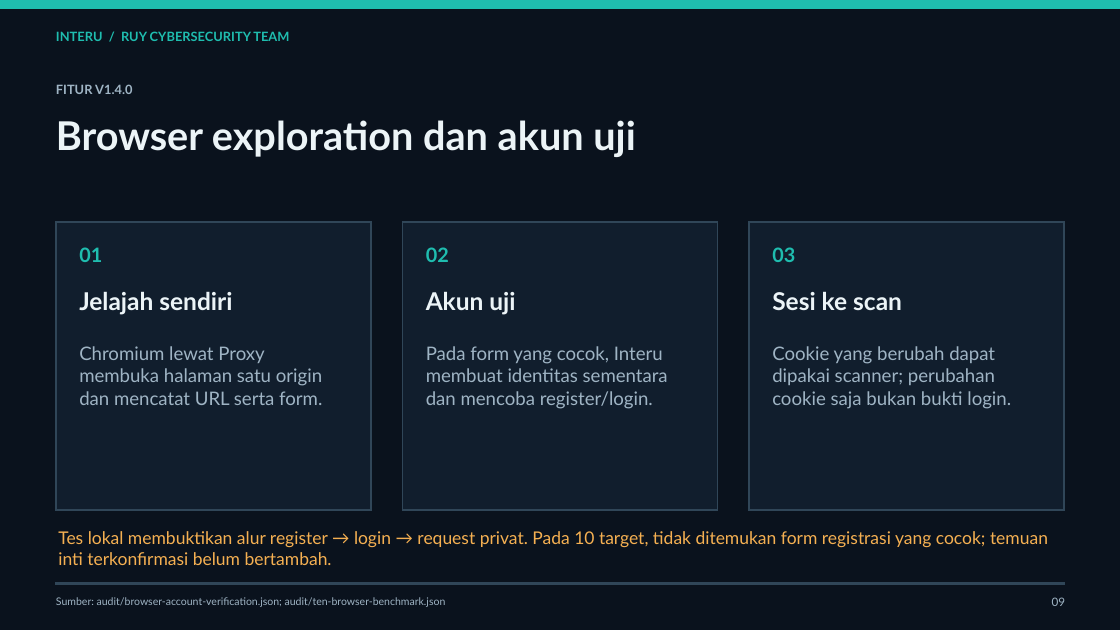
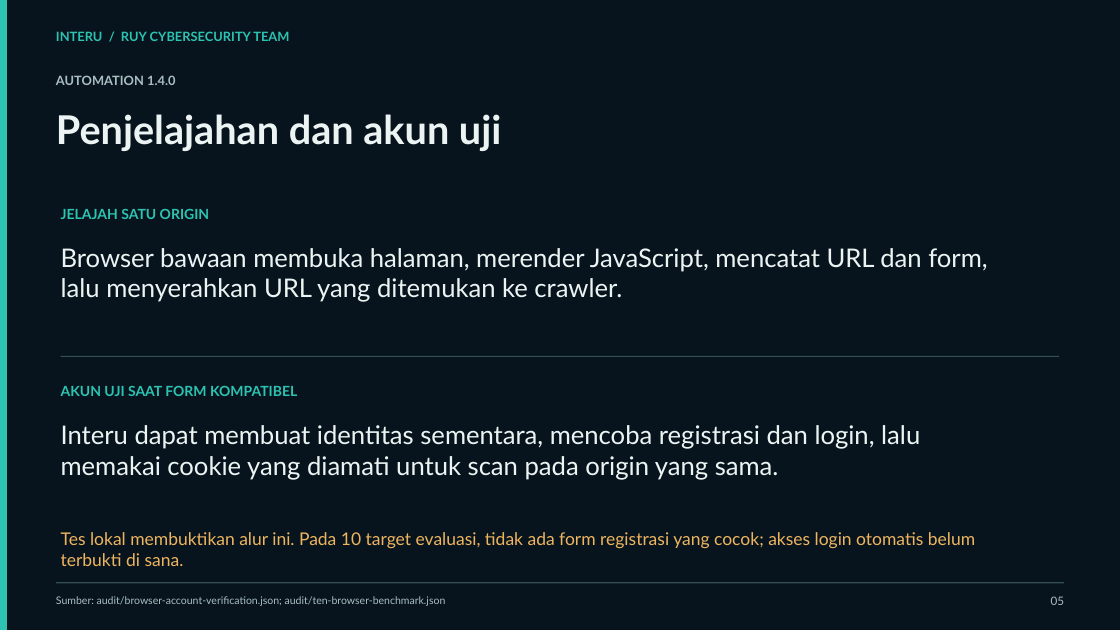
Before and after one commit to AlatBekam/Interu, a slide deck: slide 5 of presentation/Interu-Kartika-Cyber-2026.pptx (slide 9 before the commit). Drawn at 1120x630 pixels with LibreOffice and Linux fonts; fonts in the diff are those of the drawing. Boxes give left, top, right and bottom in pixels: in the first picture for what was removed or moved away, otherwise in the second. Text is boxed around its words. In the diff, an @@ line names an element or a change of style, - is before the commit and + after.

Commit message:
docs: rebuild jury deck with live Interu evidence

```diff
--- a/presentation/Interu-Kartika-Cyber-2026.pptx
+++ b/presentation/Interu-Kartika-Cyber-2026.pptx
@@ rectangle at (0, 0, 1120, 630): fill #0A121D to #08141D; outline #0A121D 1.5 pt to none @@
@@ rectangle removed at (0, 0, 1120, 8) @@
@@ rectangle added at (0, 0, 7, 630), fill #2CC3B2 @@
@@ text at (56, 75, 175, 85): text changed; text colour #9FB4C4 to #A9BEC1 @@
-FITUR V1.4.0
+AUTOMATION 1.4.0
@@ text at (56, 114, 501, 151): text changed; text colour #ECF4F7 to #ECF4F3 @@
-Browser exploration dan akun uji
+Penjelajahan dan akun uji
@@ text added at (61, 209, 210, 219), 12 pt, text #2CC3B2, bold @@
+JELAJAH SATU ORIGIN
@@ rectangle removed at (56, 222, 371, 510) @@
@@ rectangle removed at (402, 222, 718, 510) @@
@@ rectangle removed at (749, 222, 1065, 510) @@
@@ text added at (61, 248, 987, 302), 22 pt, text #ECF4F3 @@
+Browser bawaan membuka halaman, merender JavaScript, mencatat URL dan form, lalu menyerahkan URL yang ditemukan ke crawler.
@@ text removed at (79, 247, 102, 262) @@
-01
@@ text removed at (426, 247, 449, 262) @@
-02
@@ text removed at (772, 247, 795, 262) @@
-03
@@ text removed at (79, 291, 232, 315) @@
-Jelajah sendiri
@@ text removed at (772, 291, 902, 310) @@
-Sesi ke scan
@@ rectangle added at (60, 356, 1060, 357), fill #364F55 @@
@@ text removed at (79, 346, 322, 405) @@
-Chromium lewat Proxy membuka halaman satu origin dan mencatat URL serta form.
@@ text removed at (426, 346, 668, 409) @@
-Pada form yang cocok, Interu membuat identitas sementara dan mencoba register/login.
@@ text removed at (772, 346, 1011, 409) @@
-Cookie yang berubah dapat dipakai scanner; perubahan cookie saja bukan bukti login.
@@ text at (61, 386, 297, 396): text changed; size 21 to 12 pt; text colour #ECF4F7 to #2CC3B2 @@
-Akun uji
+AKUN UJI SAAT FORM KOMPATIBEL
@@ text added at (61, 425, 920, 480), 22 pt, text #ECF4F3 @@
+Interu dapat membuat identitas sementara, mencoba registrasi dan login, lalu memakai cookie yang diamati untuk scan pada origin yang sama.
@@ text at (61, 532, 975, 566): text changed; text colour #F5B052 to #EEB560 @@
-Tes lokal membuktikan alur register → login → request privat. Pada 10 target, tidak ditemukan form registrasi yang cocok; temuan inti terkonfirmasi belum bertambah.
+Tes lokal membuktikan alur ini. Pada 10 target evaluasi, tidak ada form registrasi yang cocok; akses login otomatis belum terbukti di sana.
@@ rectangle at (56, 582, 1065, 583): fill #304658 to #364F55; outline #304658 1.5 pt to none @@
@@ text added at (1051, 596, 1064, 605), 10 pt, text #A9BEC1 @@
+05
@@ text removed at (1052, 597, 1065, 606) @@
-09
```
Also in this commit, not shown: 2 other slides changed, 11 slides added, 9 slides removed, 12 other files.
